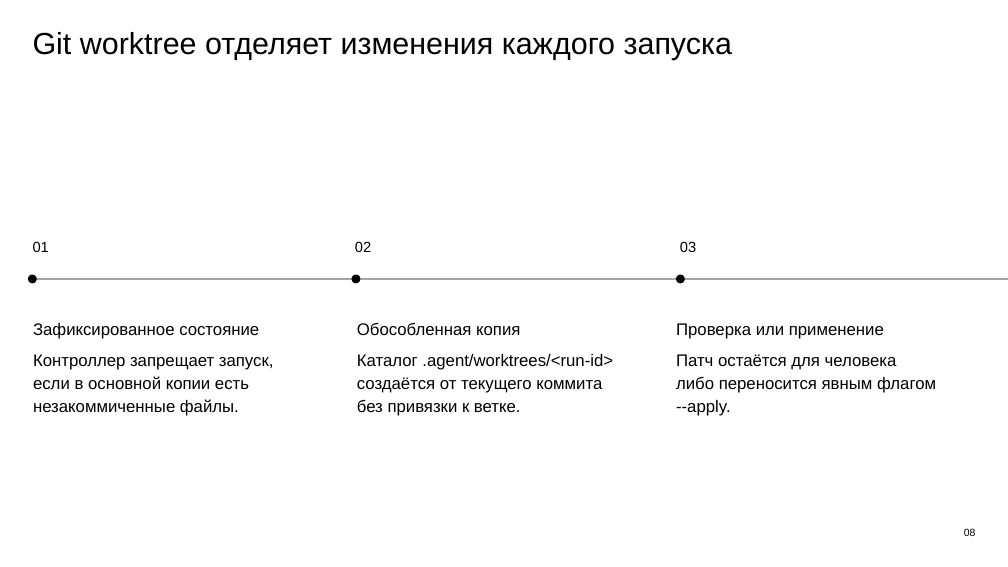
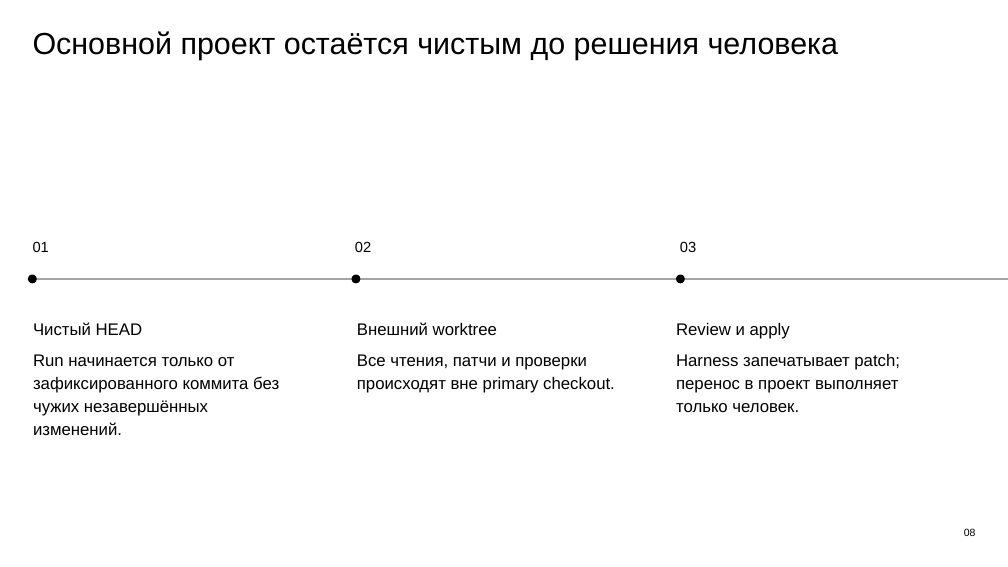
Before and after one commit to Vlodzimej/iona, a slide deck: slide 8 of docs/presentation/ionic-llm-harness-overview.pptx. Drawn at 1008x567 pixels with LibreOffice and Linux fonts; fonts in the diff are those of the drawing. Boxes give left, top, right and bottom in pixels: in the first picture for what was removed or moved away, otherwise in the second. Text is boxed around its words. In the diff, an @@ line names an element or a change of style, - is before the commit and + after.

Commit message:
feat(harness): harden local model visual workflows

```diff
--- a/docs/presentation/ionic-llm-harness-overview.pptx
+++ b/docs/presentation/ionic-llm-harness-overview.pptx
@@ text at (x1=33, y1=31, x2=839, y2=60): text changed @@
-Git worktree отделяет изменения каждого запуска
+Основной проект остаётся чистым до решения человека
@@ text at (x1=33, y1=322, x2=279, y2=435): text changed @@
-Зафиксированное состояние
-Контроллер запрещает запуск, если в основной копии есть незакоммиченные файлы.
+Чистый HEAD
+Run начинается только от зафиксированного коммита без чужих незавершённых изменений.
@@ text at (x1=357, y1=322, x2=615, y2=393): text changed @@
-Обособленная копия
-Каталог .agent/worktrees/<run-id> создаётся от текущего коммита без привязки к ветке.
+Внешний worktree
+Все чтения, патчи и проверки происходят вне primary checkout.
@@ text at (x1=676, y1=323, x2=900, y2=412): text changed @@
-Проверка или применение
-Патч остаётся для человека либо переносится явным флагом --apply.
+Review и apply
+Harness запечатывает patch; перенос в проект выполняет только человек.
```
Also in this commit, not shown: 9 other slides changed, 5 slides added, 5 slides removed, 36 other files.
